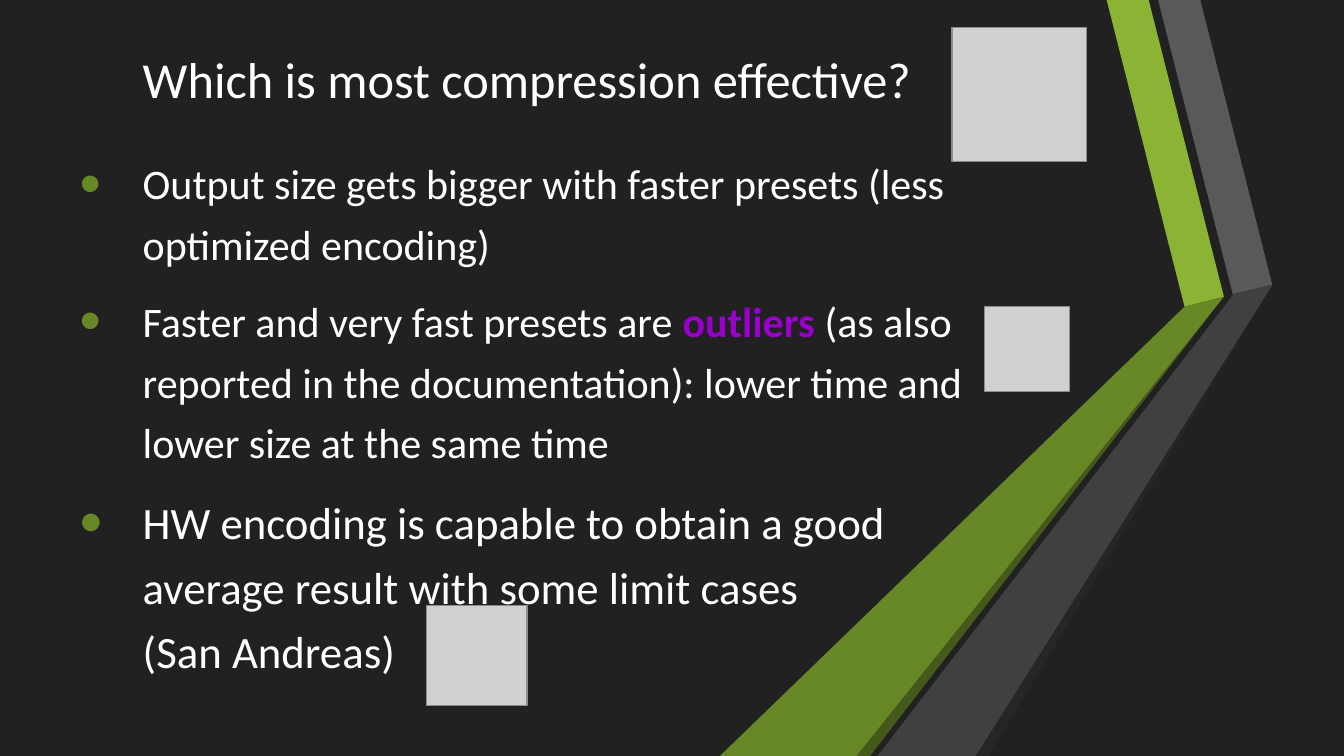
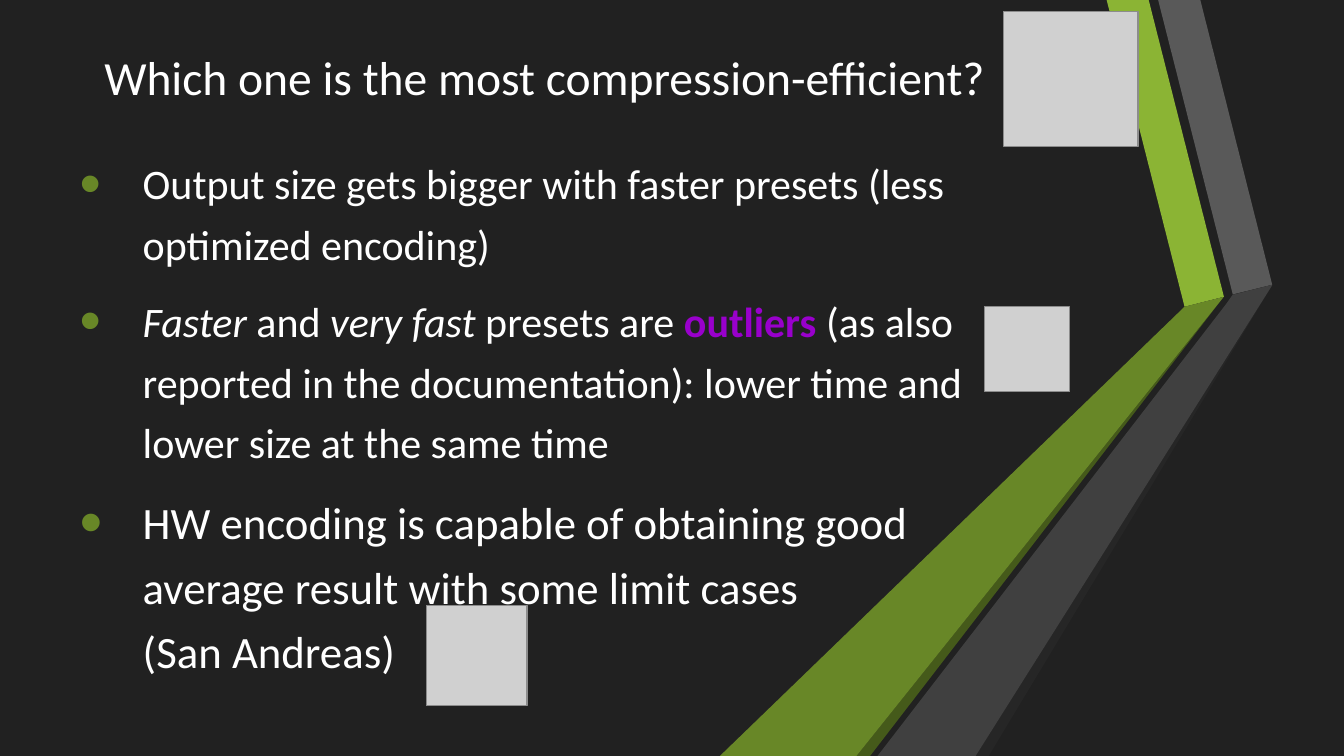
Before and after one commit to Rijndael99/encoding_bench, a slide deck: slide 18 of presentation.pptx. Drawn at 1344x756 pixels with LibreOffice and Linux fonts; fonts in the diff are those of the drawing; grey boxes stand for pictures. Boxes give left, top, right and bottom in pixels: in the first picture for what was removed or moved away, otherwise in the second. Text is boxed around its words. In the diff, an @@ line names an element or a change of style, - is before the commit and + after.

Commit message:
Fix typos and other minor stuff

```diff
--- a/presentation.pptx
+++ b/presentation.pptx
@@ picture: place and size @@
-picture at (952, 27, 1086, 161)
+picture at (1004, 12, 1138, 146)
@@ text at (104, 62, 985, 103): text changed; size 36 to 34 pt @@
-Which is most compression effective?
+Which one is the most compression-efficient?
@@ text at (143, 306, 962, 459): italic on in "Faster very fast" @@
@@ text at (143, 508, 907, 674): text changed @@
-  • HW encoding is capable to obtain a good average result with some limit cases (San Andreas)
+  • HW encoding is capable of obtaining good average result with some limit cases (San Andreas)
```
Also in this commit, not shown: 4 other slides changed.
